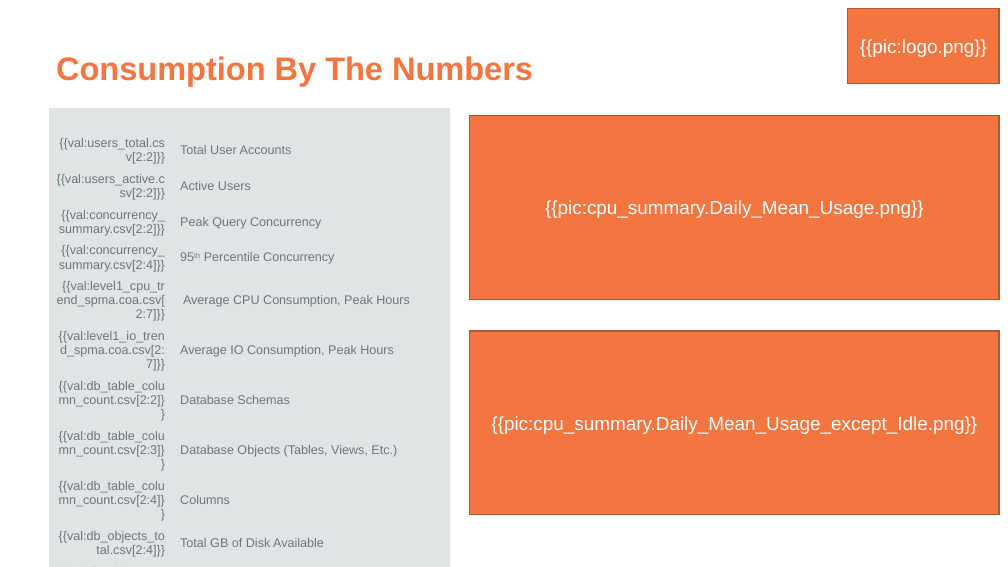
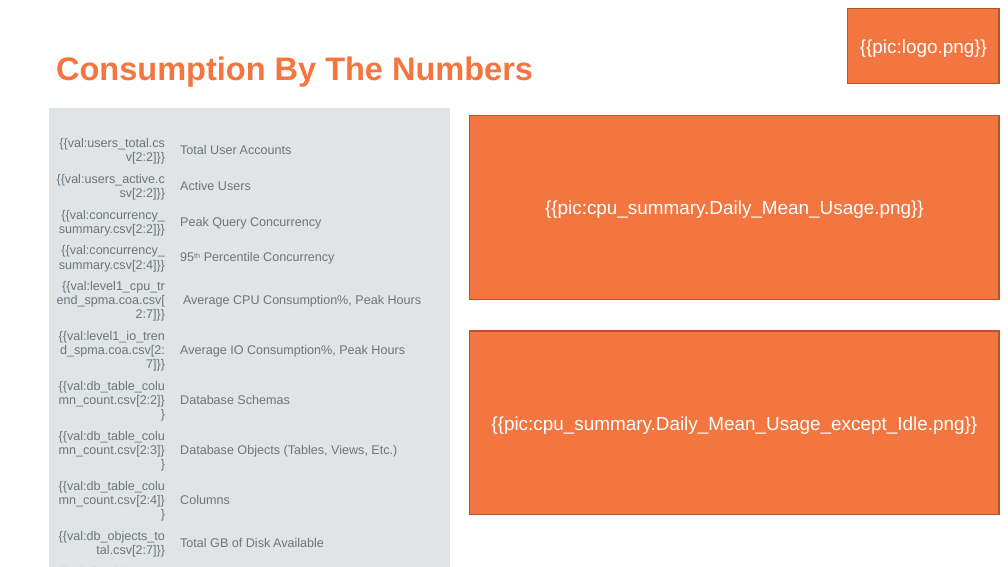
Before and after one commit to tdcoa/sql, a slide deck: slide 2 of filesets/success_plan/success_plan.pptx. Drawn at 1008x567 pixels with LibreOffice and Linux fonts; fonts in the diff are those of the drawing; background and template pictures are left out. Boxes give left, top, right and bottom in pixels: in the first picture for what was removed or moved away, otherwise in the second. Text is boxed around its words. In the diff, an @@ line names an element or a change of style, - is before the commit and + after.

```diff
--- a/filesets/success_plan/success_plan.pptx
+++ b/filesets/success_plan/success_plan.pptx
@@ table at bbox=[48, 108, 450, 567] @@
-row 6, column 2: Average CPU Consumption, Peak Hours
+row 6, column 2: Average CPU Consumption%, Peak Hours
-row 7, column 2: Average IO Consumption, Peak Hours
+row 7, column 2: Average IO Consumption%, Peak Hours
-row 11, column 1: {{val:db_objects_total.csv[2:4]}}
+row 11, column 1: {{val:db_objects_total.csv[2:7]}}
-row 12, column 1: {{val:db_objects_total.csv[2:5]}}
+row 12, column 1: {{val:db_objects_total.csv[2:8]}}
-row 13, column 1: {{val:db_objects_total.csv[2:6]}}
+row 13, column 1: {{val:db_objects_total.csv[2:9]}}
```
Also in this commit, not shown: 2 other files.
